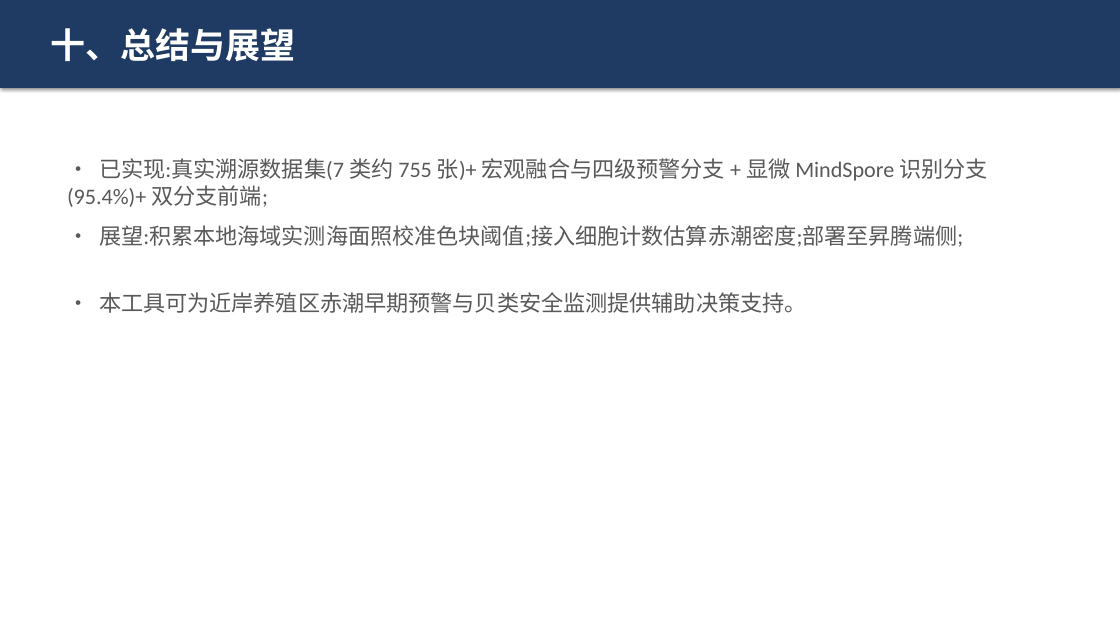
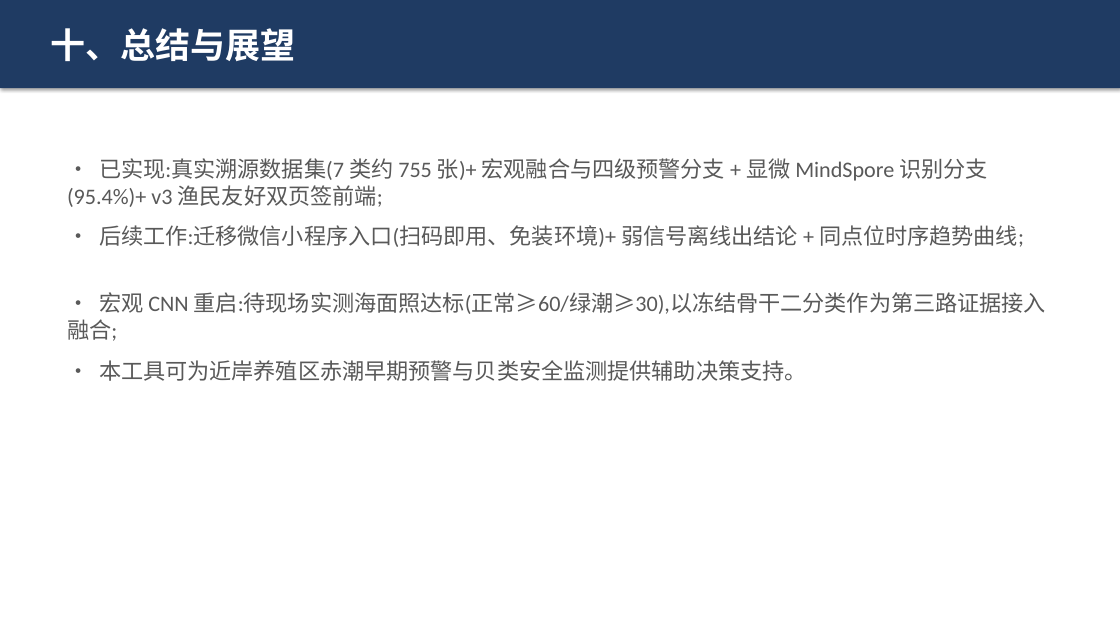
Before and after one commit to yugit10/red-tide, a slide deck: slide 11 of materials/作品PPT.pptx. Drawn at 1120x630 pixels with LibreOffice and Linux fonts; fonts in the diff are those of the drawing. Boxes give left, top, right and bottom in pixels: in the first picture for what was removed or moved away, otherwise in the second. Text is boxed around its words. In the diff, an @@ line names an element or a change of style, - is before the commit and + after.

Commit message:
v4: 设计文档与作品PPT同步至v3渔民友好前端口径,补充后续工作
- 设计文档: app.py/使用说明改为双页签(拍海面查风险/显微化验室)v3描述,
  新增"前端易用性(v3迭代)"段与"八、局限与后续工作"章(微信小程序/离线/趋势曲线/宏观CNN重启条件)
- 作品PPT: 第八页系统实现、第十页总结展望更新为v3口径,各新增一条要点
- materials与submission/stage副本同步

```diff
--- a/materials/作品PPT.pptx
+++ b/materials/作品PPT.pptx
@@ text at (67,158,987,207): text changed @@
-• 已实现:真实溯源数据集(7 类约 755 张)+ 宏观融合与四级预警分支 + 显微 MindSpore 识别分支(95.4%)+ 双分支前端;
+• 已实现:真实溯源数据集(7 类约 755 张)+ 宏观融合与四级预警分支 + 显微 MindSpore 识别分支(95.4%)+ v3 渔民友好双页签前端;
@@ text at (99,225,1024,247): text changed @@
-• 展望:积累本地海域实测海面照校准色块阈值;接入细胞计数估算赤潮密度;部署至昇腾端侧;
+• 后续工作:迁移微信小程序入口(扫码即用、免装环境)+ 弱信号离线出结论 + 同点位时序趋势曲线;
@@ text added at (67,292,1046,341), 19 pt, text #595959 @@
+• 宏观 CNN 重启:待现场实测海面照达标(正常≥60/绿潮≥30),以冻结骨干二分类作为第三路证据接入融合;
@@ text "• 本工具可为近岸养殖区赤潮早期预警与贝类安全监测提供辅助决策支持。": place and size @@
-text "• 本工具可为近岸养殖区赤潮早期预警与贝类安全监测提供辅助决策支持。" at (99,292,807,313)
+text "• 本工具可为近岸养殖区赤潮早期预警与贝类安全监测提供辅助决策支持。" at (99,360,807,381)
```
Also in this commit, not shown: 1 other slide changed, 3 other files.
